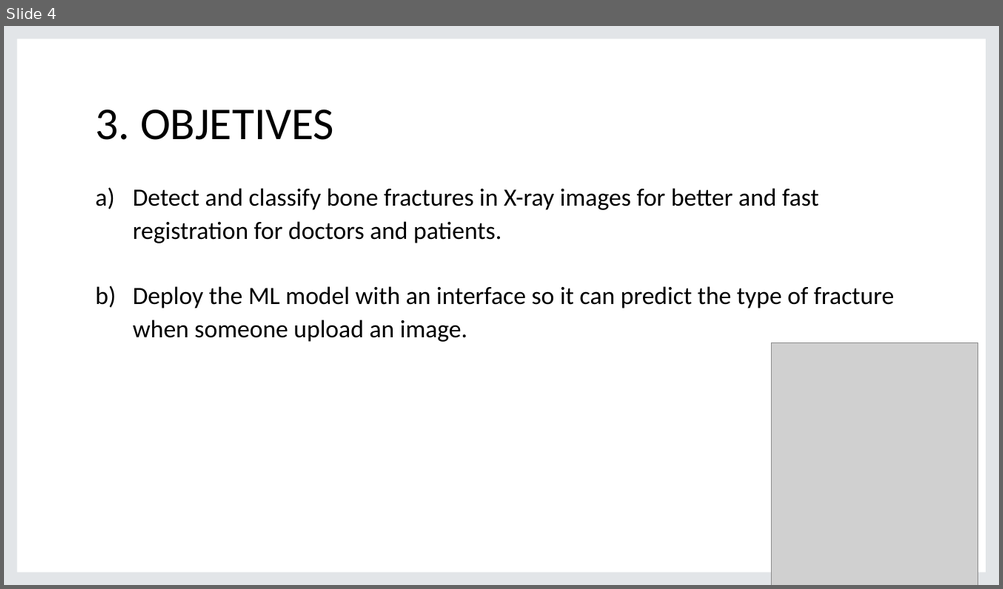
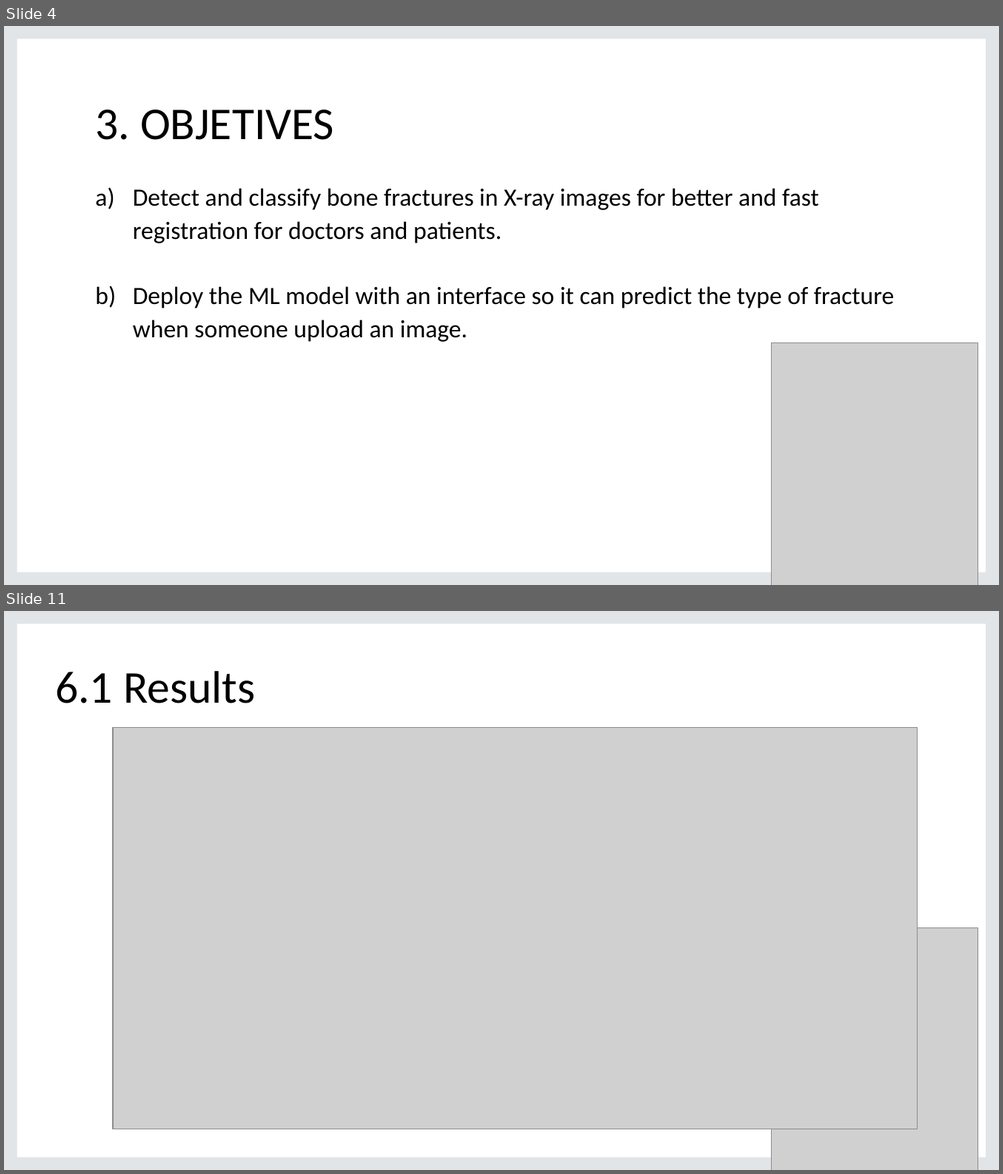
Before and after one commit to JoaquinAyzanoa/PortafolioJA, a slide deck: Fracture Bone Detection/BFD presentation.pptx. Shown one above the other, each under a label of ours: slide 4 before the commit, slides 4 and 11 after it; the slides between them are not shown. The pictures are 1003x589 and 1003x1174 pixels, drawn with LibreOffice and Linux fonts; fonts in the diff are those of the drawing; grey boxes stand for pictures; background and template pictures are left out. Boxes give left, top, right and bottom in pixels: in the first picture for what was removed or moved away, otherwise in the second. Text is boxed around its words. In the diff, an @@ line names an element or a change of style, - is before the commit and + after.

```diff
--- a/Fracture Bone Detection/BFD presentation.pptx
+++ b/Fracture Bone Detection/BFD presentation.pptx
@@ slide 11 added at (4,611,999,1170), background picture (left out); not listed: 1 template element that a slide beside it also shows @@
@@ title added at (55,671,255,703), 44 pt, text #000000 @@
+6.1 Results
@@ picture added at (113,727,917,1130) @@
@@ picture added at (771,929,979,1170) @@
```
Also in this commit, not shown: 1 slide changed, 14 other slides added, 1 slide removed, 17 other files.
